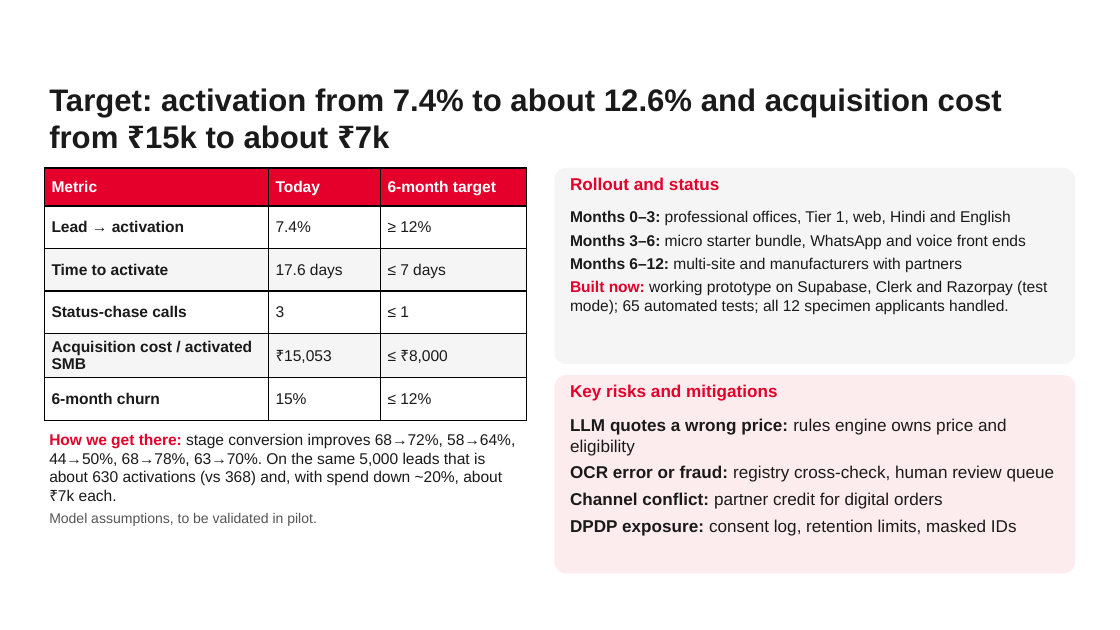
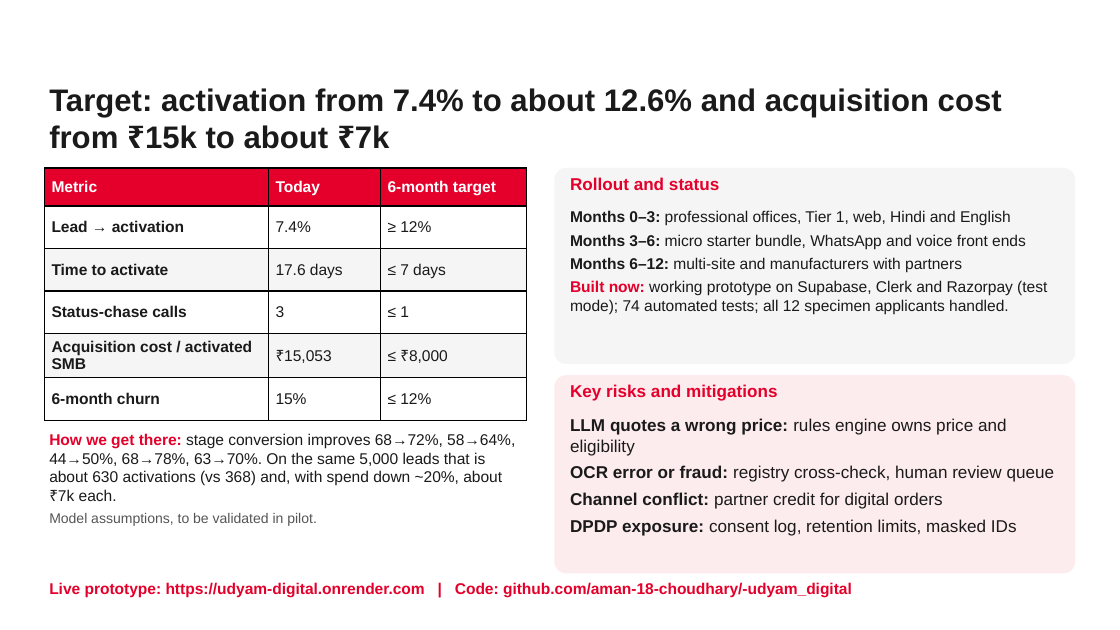
Before and after one commit to aman-18-choudhary/-udyam_digital, a slide deck: slide 7 of TeamCracker_Airtel_Sync_Digital_draft.pptx. Drawn at 1120x630 pixels with LibreOffice and Linux fonts; fonts in the diff are those of the drawing; background and template pictures are left out. Boxes give left, top, right and bottom in pixels: in the first picture for what was removed or moved away, otherwise in the second. Text is boxed around its words. In the diff, an @@ line names an element or a change of style, - is before the commit and + after.

```diff
--- a/TeamCracker_Airtel_Sync_Digital_draft.pptx
+++ b/TeamCracker_Airtel_Sync_Digital_draft.pptx
@@ text at (570, 280, 1047, 314): text changed @@
-Built now: working prototype on Supabase, Clerk and Razorpay (test mode); 65 automated tests; all 12 specimen applicants handled.
+Built now: working prototype on Supabase, Clerk and Razorpay (test mode); 74 automated tests; all 12 specimen applicants handled.
@@ text added at (49, 582, 852, 598), 10 pt, text #E4002B, bold @@
+Live prototype: https://udyam-digital.onrender.com | Code: github.com/aman-18-choudhary/-udyam_digital
```
Also in this commit, not shown: 3 other files.
